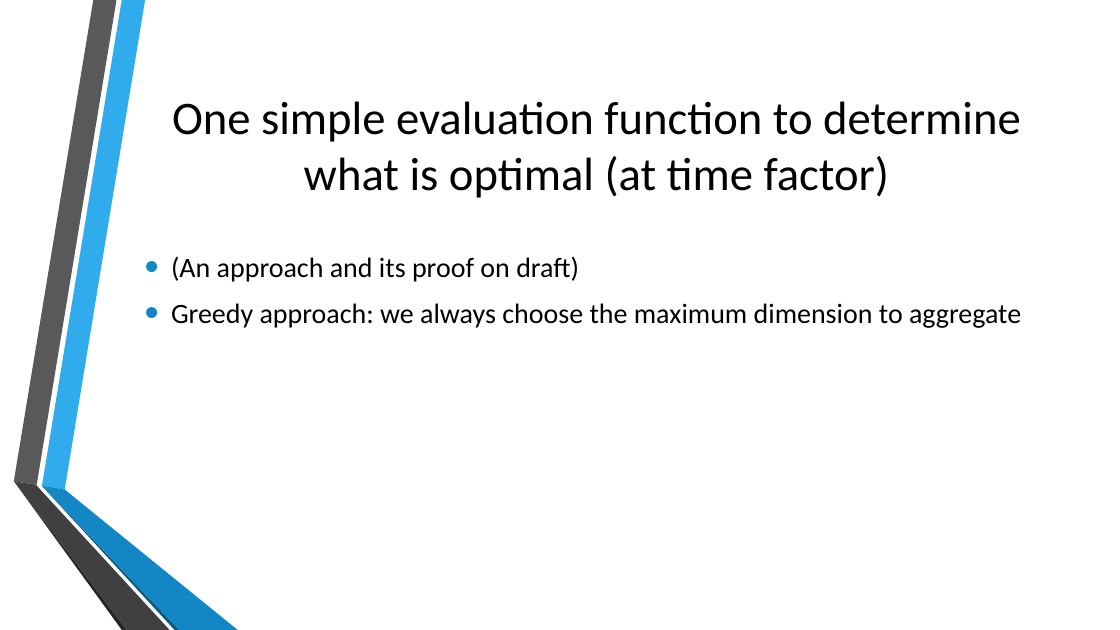
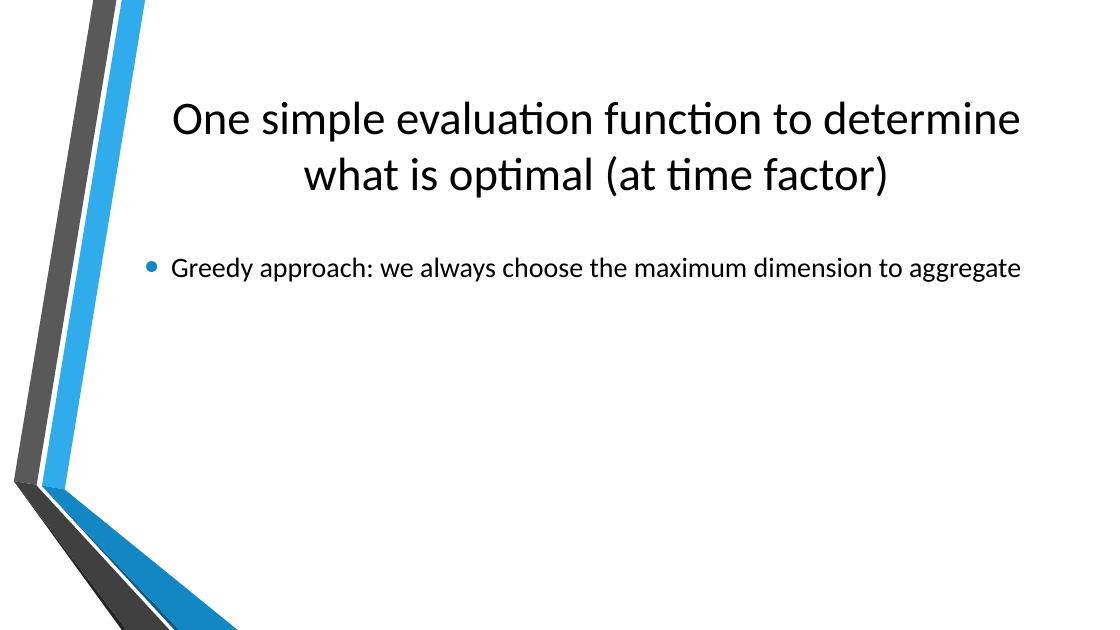
Before and after one commit to thoh-testarossa/Mirage-docs, a slide deck: slide 22 of thoh/presentations/20170426.pptx (slide 10 before the commit). Drawn at 1120x630 pixels with LibreOffice and Linux fonts; fonts in the diff are those of the drawing; background and template pictures are left out. Boxes give left, top, right and bottom in pixels: in the first picture for what was removed or moved away, otherwise in the second. Text is boxed around its words. In the diff, an @@ line names an element or a change of style, - is before the commit and + after.

```diff
--- a/thoh/presentations/20170426.pptx
+++ b/thoh/presentations/20170426.pptx
@@ text at (171, 256, 579, 282): paragraph removed @@
-• (An approach and its proof on draft)
```
Also in this commit, not shown: 4 other slides changed, 15 slides added, 7 other files.
